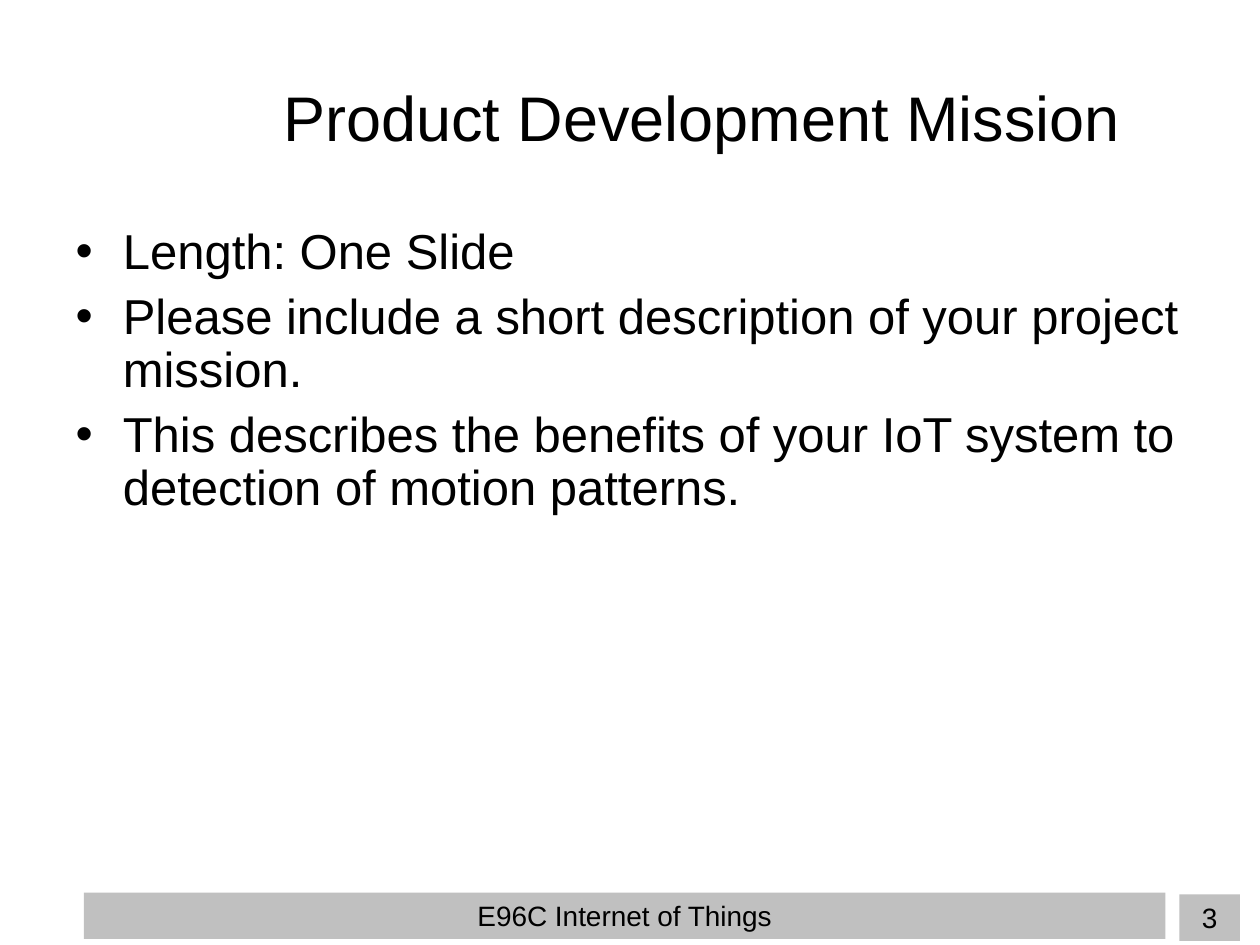
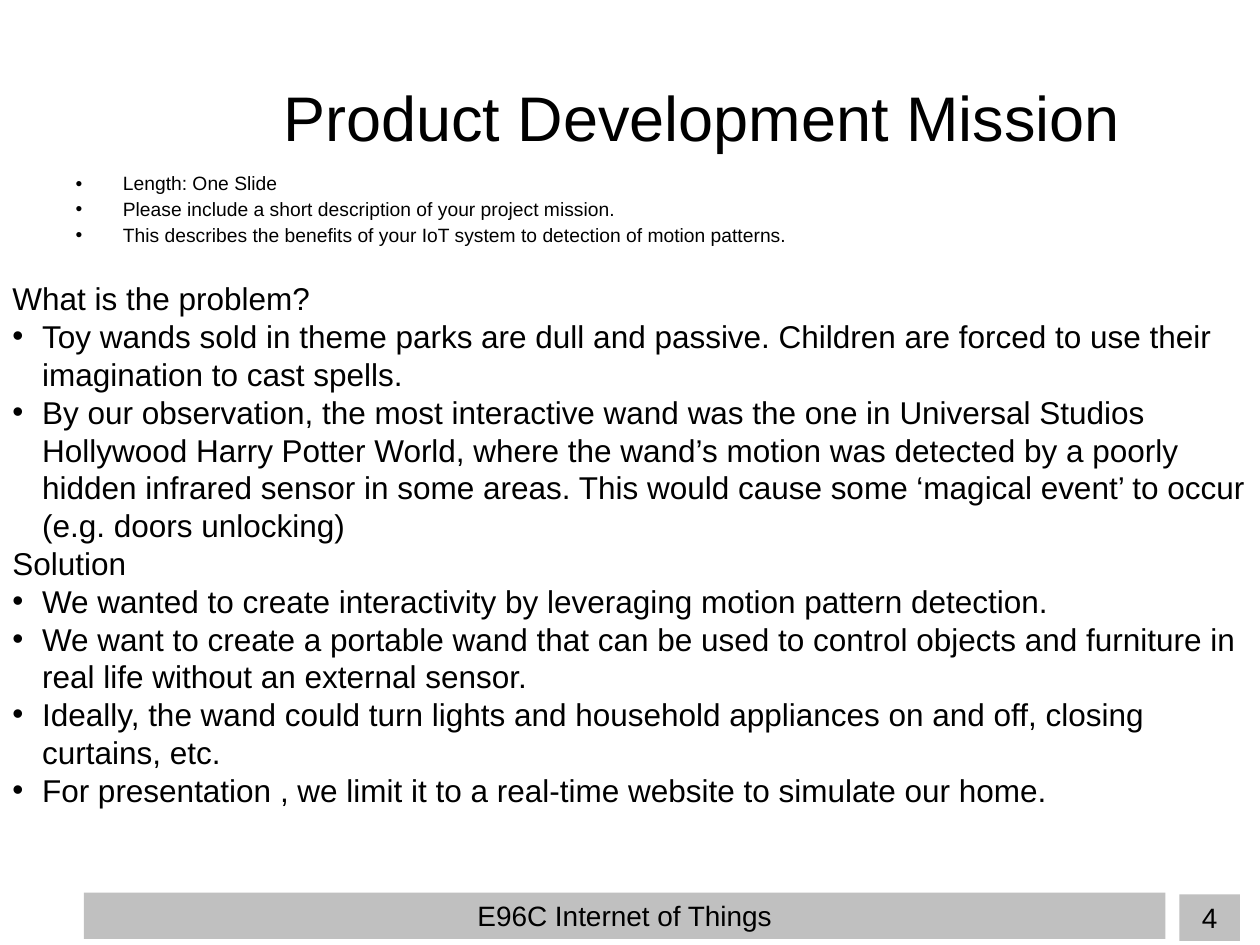
Before and after one commit to TheFearlessMagicians/wizdgetWand, a slide deck: slide 4 of wilson_hanif_varun_E96_presentation.ppt (slide 3 before the commit). Drawn at 1260x945 pixels with LibreOffice and Linux fonts; fonts in the diff are those of the drawing; background and template pictures are left out. Boxes give left, top, right and bottom in pixels: in the first picture for what was removed or moved away, otherwise in the second. Text is boxed around its words. In the diff, an @@ line names an element or a change of style, - is before the commit and + after.

```diff
--- a/wilson_hanif_varun_E96_presentation.ppt
+++ b/wilson_hanif_varun_E96_presentation.ppt
@@ text "Length: One Slide": place and size @@
-text "Length: One Slide" at (123,233,1178,515)
+text "Length: One Slide" at (123,176,786,246)
@@ text "Length: One Slide" at (123,176,786,246): size 28 to 11 pt; less space between paragraphs @@
@@ text added at (12,287,1244,808), 18 pt, text #000000 @@
+What is the problem?
+• Toy wands sold in theme parks are dull and passive. Children are forced to use their imagination to cast spells.
+• By our observation, the most interactive wand was the one in Universal Studios Hollywood Harry Potter World, where the wand’s motion was detected by a poorly hidden infrared sensor in some areas. This would cause some ‘magical event’ to occur (e.g. doors unlocking)
+Solution
+• We wanted to create interactivity by leveraging motion pattern detection.
+• We want to create a portable wand that can be used to control objects and furniture in real life without an external sensor.
+• Ideally, the wand could turn lights and household appliances on and off, closing curtains, etc.
+• For presentation , we limit it to a real-time website to simulate our home.
@@ page number at (1202,908,1218,928): text changed @@
-3
+4
```
Also in this commit, not shown: 6 other slides changed, 3 slides added.
